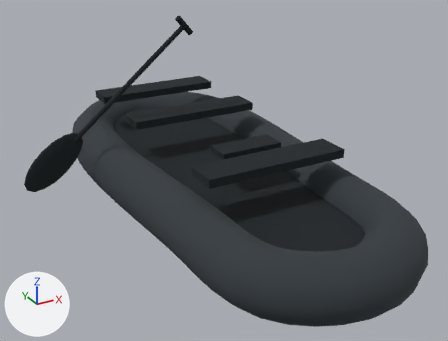
One commit to the glTF model assets/three-creator/presets/vehicles/raft.glb: the scene before it, then after it.
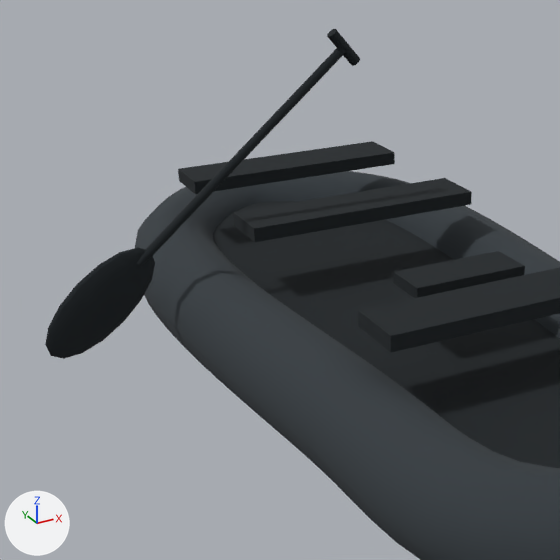
Each version appears first whole from a camera (50 mm lens) standing at (-2.26, -4.27, 2.01) and looking at (-0.09, -0.32, 0.03), and next in a close-up on the part from 0% to 67% of the width and 0% to 88% of the height. Lighting does not change. The marker at lower left points along +X, +Y and +Z. The first two pictures are the older version. Where no turn or scale is listed for an object, it has been applied to the vertices.

Names of what the first close-up shows: 'Mesh_2', 'Mesh_6', 'Mesh_7', 'canoe.single-blade', 'raft.bench', 'raft.bench.001', 'raft.bench.002', 'raft.floor', 'raft.foot-brace'.
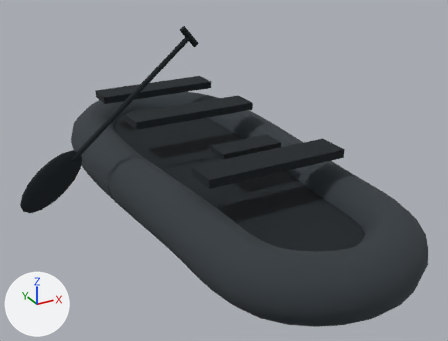
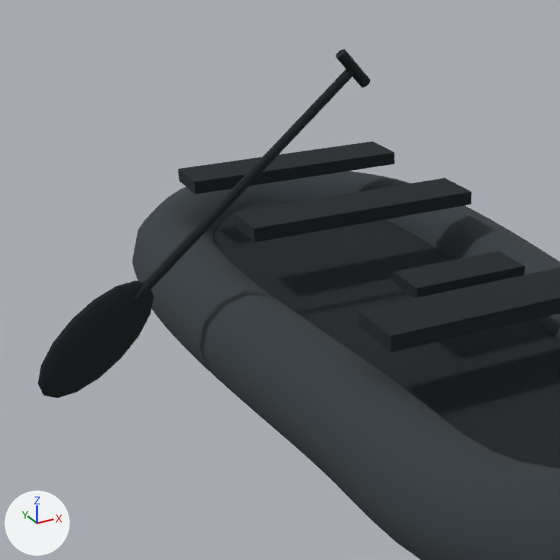
What differs and where, as boxes (x1, y1, x2, y2) in the close-ups (560 x 560 px):
'canoe.single-blade', moved: before (45, 247, 155, 359); after (38, 281, 154, 398)
'Mesh_6', moved: before (137, 48, 344, 267); after (134, 69, 354, 301)
'Mesh_7', moved: before (327, 29, 360, 66); after (336, 49, 370, 88)

The change, as a list of edits to the scene's bpy script:
```text
Change ob_mesh_6:
    ob_mesh_6.location: (-0.548, 0.45, 0.618) -> (-0.648, 0.15, 0.588)
Change ob_mesh_7:
    ob_mesh_7.location: (-0.04, 0.45, 1.04) -> (-0.14, 0.15, 1.01)
Change ob_canoe_single_blade:
    ob_canoe_single_blade.location: (-1.232, 0.45, 0.05) -> (-1.332, 0.15, 0.02)
```
